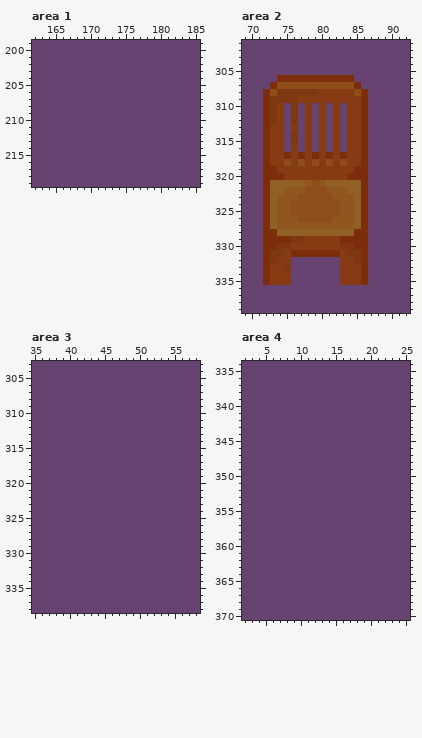
One commit to this pixel-art file: Assets/Sprites/Bureau/Bureau.aseprite. The first picture shows the starting point.
524x704 pixels, 1 frame. Colours within 5 levels of each other are drawn and written as one. Shown: area 1: x 162..185, y 199..219; area 2: x 69..92, y 301..339; area 3: x 35..58, y 303..338; area 4: x 2..25, y 334..370. The commit also changed other parts of the picture, which this record leaves out.
The result:
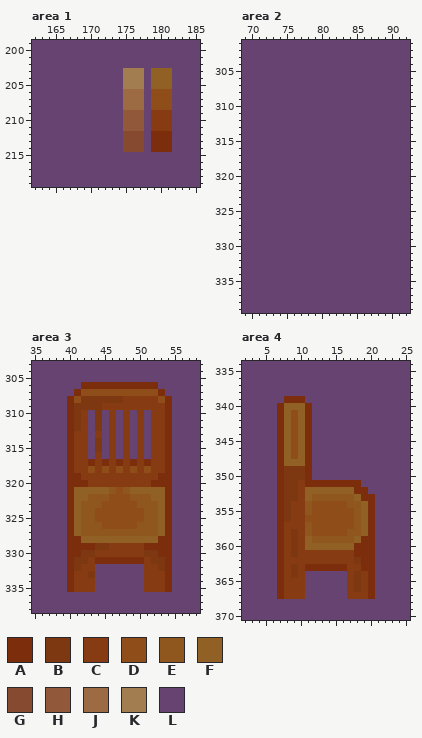
Palette (. is transparent): A #7c2e0c  B #7e3811  C #863b12  D #8f4e19  E #8f561e  F #916024  G #854a30  H #915839  J #9c6b43  K #a27d4f  L #664371
The edit:
layer "Palette" added
Changed rows in their new state; - is an unchanged pixel.
Area 1, layer "Palette":
first column x 175:
203 KKK-FFF
204 KKK-FFF
205 KKK-FFF
206 JJJ-DDD
207 JJJ-DDD
208 JJJ-DDD
209 HHH-CCC
210 HHH-CCC
211 HHH-CCC
212 GGG-AAA
213 GGG-AAA
214 GGG-AAA
Area 2, layer "Furniture":
first column x 72:
306 --LLLLLLLLLLL--
307 -LLLLLLLLLLLLL-
308 LLLLLLLLLLLLLLL
309 LLLLLLLLLLLLLLL
310 LLL-L-L-L-L-LLL
311 LLL-L-L-L-L-LLL
312 LLL-L-L-L-L-LLL
313 LLL-L-L-L-L-LLL
314 LLL-L-L-L-L-LLL
315 LLL-L-L-L-L-LLL
316 LLL-L-L-L-L-LLL
317 LLLLLLLLLLLLLLL
318 LLLLLLLLLLLLLLL
319 LLLLLLLLLLLLLLL
320 LLLLLLLLLLLLLLL
321 LLLLLLLLLLLLLLL
322 LLLLLLLLLLLLLLL
323 LLLLLLLLLLLLLLL
324 LLLLLLLLLLLLLLL
325 LLLLLLLLLLLLLLL
326 LLLLLLLLLLLLLLL
327 LLLLLLLLLLLLLLL
328 LLLLLLLLLLLLLLL
329 LLLLLLLLLLLLLLL
330 LLLLLLLLLLLLLLL
331 LLLLLLLLLLLLLLL
332 LLLL-------LLLL
333 LLLL-------LLLL
334 LLLL-------LLLL
335 LLLL-------LLLL
Area 3, layer "Furniture":
first column x 40:
306 --AAAAAAAAAAA--
307 -ADDDDDDDDDDDA-
308 ADBBBBBBCCCCCDA
309 ABBBBCCCCCCCCCA
310 ABC-B-C-C-C-CCA
311 ABC-B-C-C-C-CCA
312 ABC-B-C-C-C-CCA
313 ACC-C-C-C-C-CCA
314 ACC-B-C-C-C-CCA
315 ACC-B-C-C-C-CCA
316 ACC-C-C-C-C-CCA
317 ACCACACACACACCA
318 ACCDCDCDCDCDCCA
319 AACCCCCCCCCCCAA
320 AAACCCCCCCCCAAA
321 AFFFFFEDEFFFFFA
322 AFFEEEDDDEEEFFA
323 AFEEEDDDDDEEEFA
324 AFEEDDDDDDDEEFA
325 AFEEDDDDDDDEEFA
326 AFEEEDDDDDEEEFA
327 AFEEEEEEEEEEEFA
328 AAFFFFFFFFFFFAA
329 AAAABBCCCCCAAAA
330 AABBCCCCCCCBBAA
331 ABBCAAAAAAACBBA
332 ABCC-------CCBA
333 ACCB-------CCCA
334 ACCC-------CCCA
335 ACCC-------CCCA
Area 4, layer "Furniture":
first column x 7:
339 -AAA----------
340 AFFFA---------
341 AFDFA---------
342 AFDFA---------
343 AFDFA---------
344 AFDFA---------
345 AFDFA---------
346 AFDFA---------
347 AFDFA---------
348 AFFFA---------
349 ABBBA---------
350 ABBBA---------
351 ABBCAAAAAAAA--
352 ABBCFFFFFFFAA-
353 ABBCFEEEEEEFAA
354 ABCCEDDDDDEEFA
355 ABCCEDDDDDDEFA
356 ABCCDDDDDDDEFA
357 ACCCEDDDDDDEFA
358 ACBCEDDDDDEEFA
359 ACBCFEEEEEEFAA
360 ACBCFFFFFFFAAA
361 ACBCCCCCCCCAAA
362 ACCCCCCCCCCBAA
363 ACBCAAAAAACCAA
364 ACBC------CBCA
365 ACCC------CBCA
366 ACCC------CBCA
367 ACCC------CCCA
